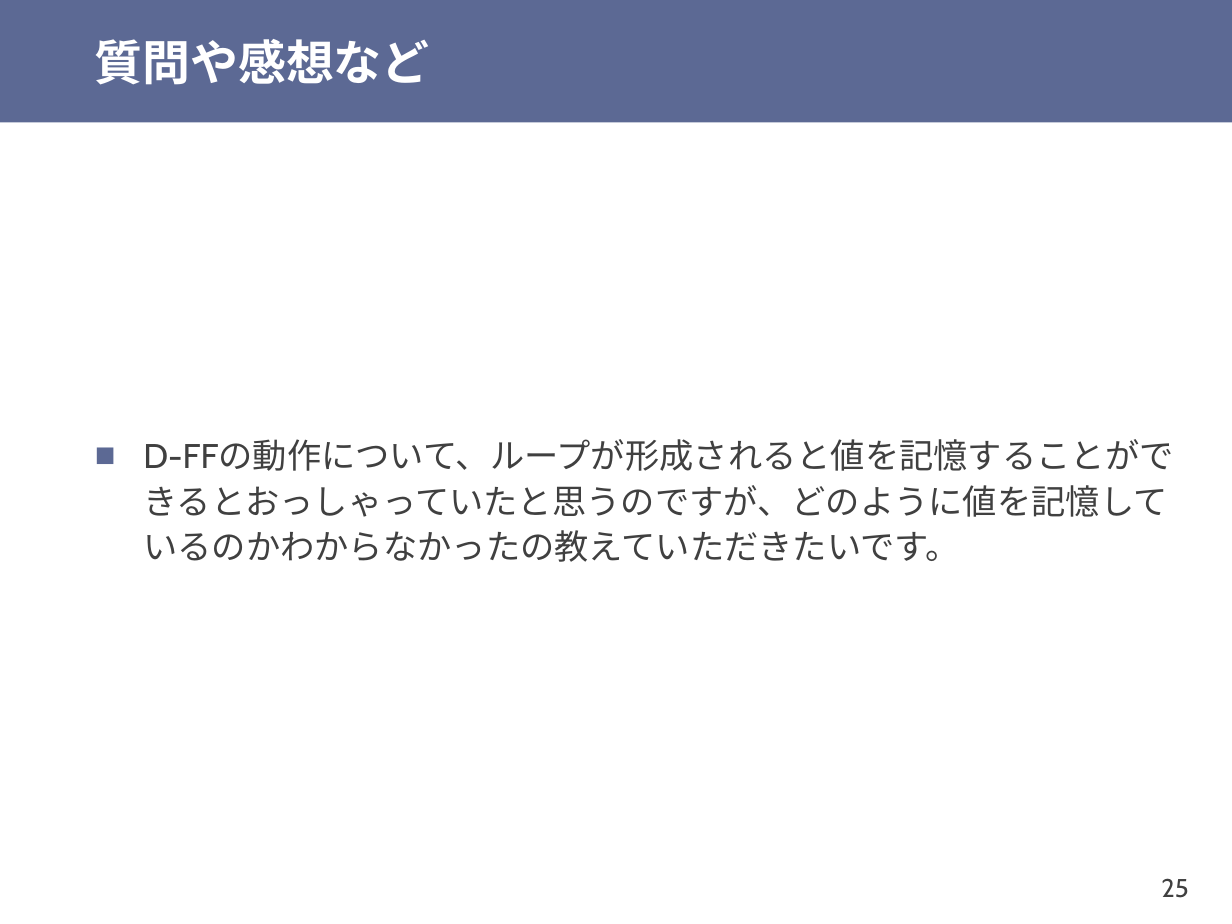
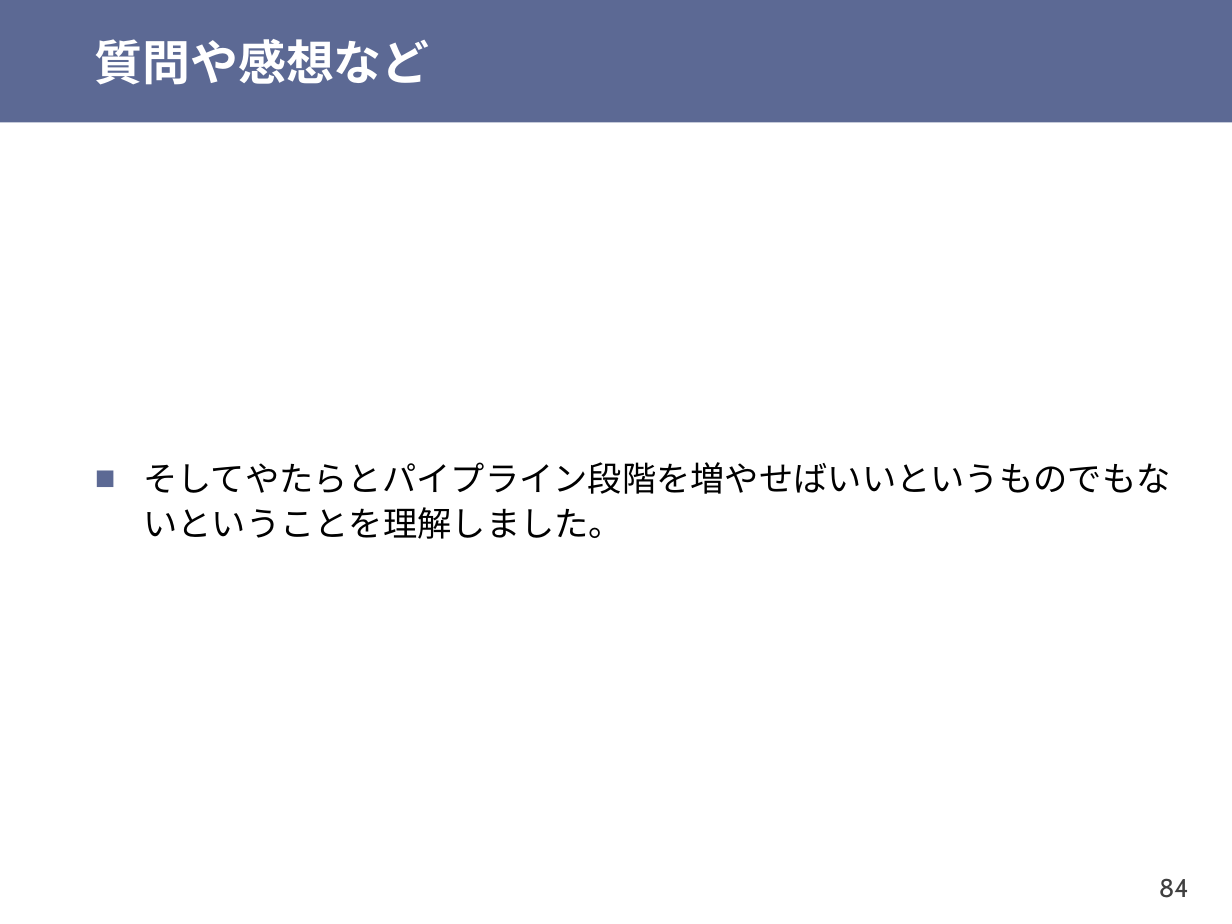
Before and after one commit to shioyadan/otya-computer-architecture-i, a slide deck: slide 84 of cai-shioya-06.pptx (slide 25 before the commit). Drawn at 1232x924 pixels with LibreOffice and Linux fonts; fonts in the diff are those of the drawing. Boxes give left, top, right and bottom in pixels: in the first picture for what was removed or moved away, otherwise in the second. Text is boxed around its words. In the diff, an @@ line names an element or a change of style, - is before the commit and + after.

```diff
--- a/cai-shioya-06.pptx
+++ b/cai-shioya-06.pptx
@@ text at (x1=143, y1=462, x2=1170, y2=539): text changed; font Cabin to Noto Sans CJK JP; text colour #404040 to #000000 @@
-■ D-FFの動作について、ループが形成されると値を記憶することができるとおっしゃっていたと思うのですが、どのように値を記憶しているのかわからなかったの教えていただきたいです。
+■ そしてやたらとパイプライン段階を増やせばいいというものでもないということを理解しました。
@@ page number at (x1=1159, y1=878, x2=1189, y2=898): text changed @@
-25
+84
```
Also in this commit, not shown: 10 other slides changed, 24 slides added, 25 slides removed, 1 other file.
